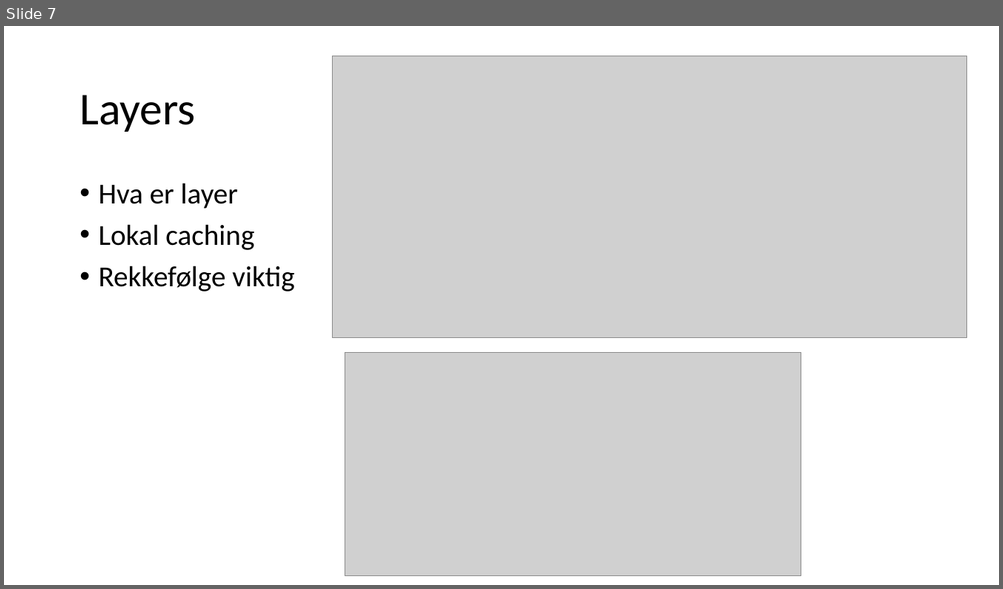
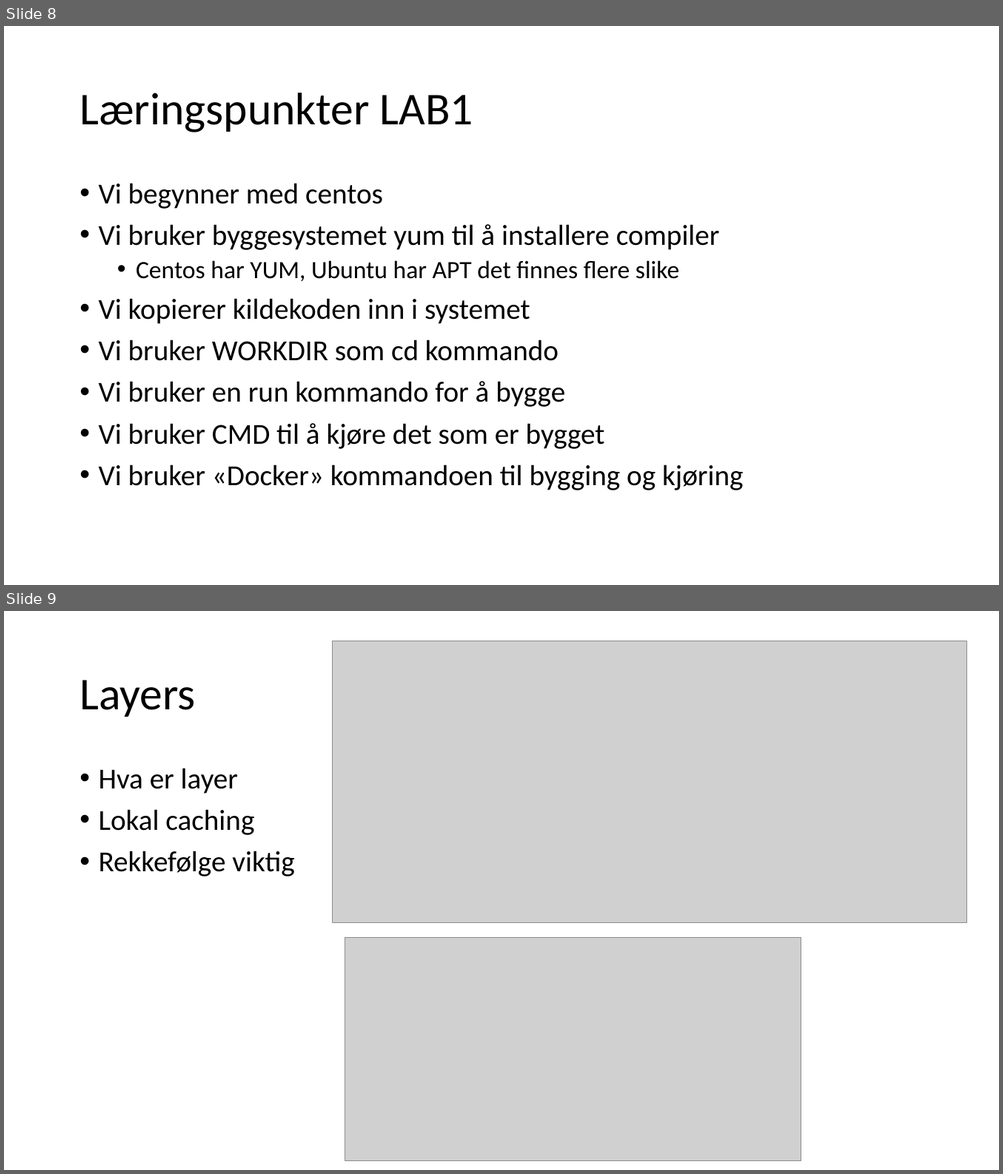
Before and after one commit to magneka/DockerWorkshop, a slide deck: workshop01.pptx. Shown one above the other, each under a label of ours: slide 7 before the commit, slides 8 and 9 after it. The pictures are 1003x589 and 1003x1174 pixels, drawn with LibreOffice and Linux fonts; fonts in the diff are those of the drawing; grey boxes stand for pictures. Boxes give left, top, right and bottom in pixels: in the first picture for what was removed or moved away, otherwise in the second. Text is boxed around its words. In the diff, an @@ line names an element or a change of style, - is before the commit and + after.

```diff
--- a/workshop01.pptx
+++ b/workshop01.pptx
@@ slide 8 added at [4, 26, 999, 585], background #FFFFFF @@
@@ title added at [79, 93, 473, 133], 44 pt, text #000000 @@
+Læringspunkter LAB1
@@ text added at [99, 183, 743, 491], 28 pt, text #000000 @@
+• Vi begynner med centos
+• Vi bruker byggesystemet yum til å installere compiler
+  • Centos har YUM, Ubuntu har APT det finnes flere slike
+• Vi kopierer kildekoden inn i systemet
+• Vi bruker WORKDIR som cd kommando
+• Vi bruker en run kommando for å bygge
+• Vi bruker CMD til å kjøre det som er bygget
+• Vi bruker «Docker» kommandoen til bygging og kjøring
@@ what was slide 7 is now slide 9 @@
```
Also in this commit, not shown: 5 slides changed, 4 other slides added, 1 slide removed, 33 other files.
